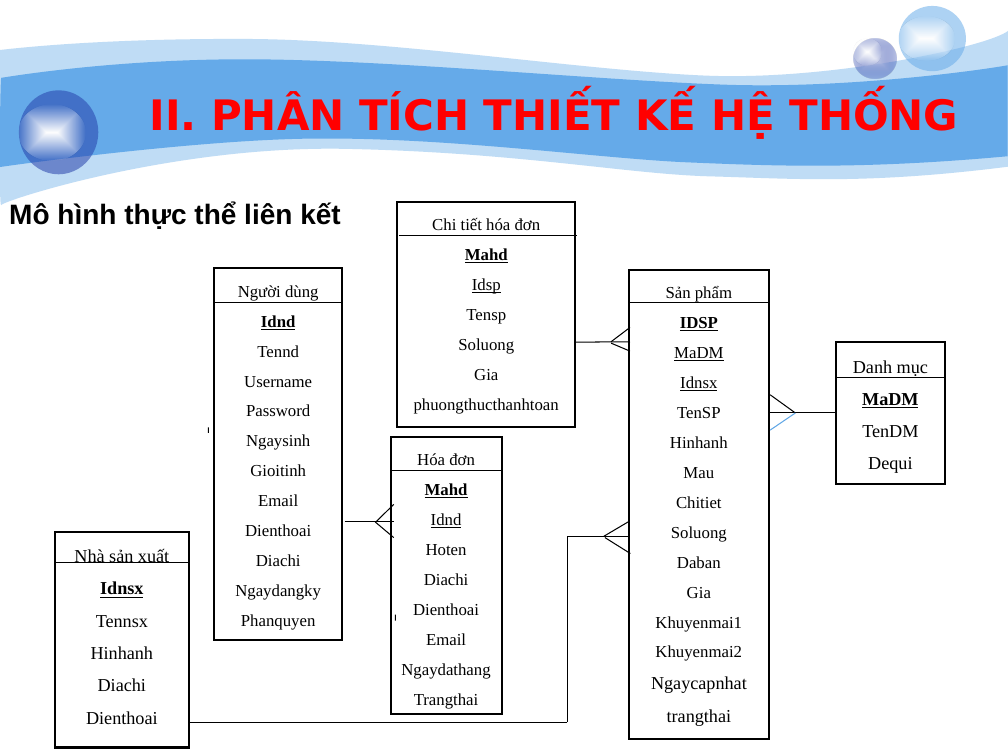
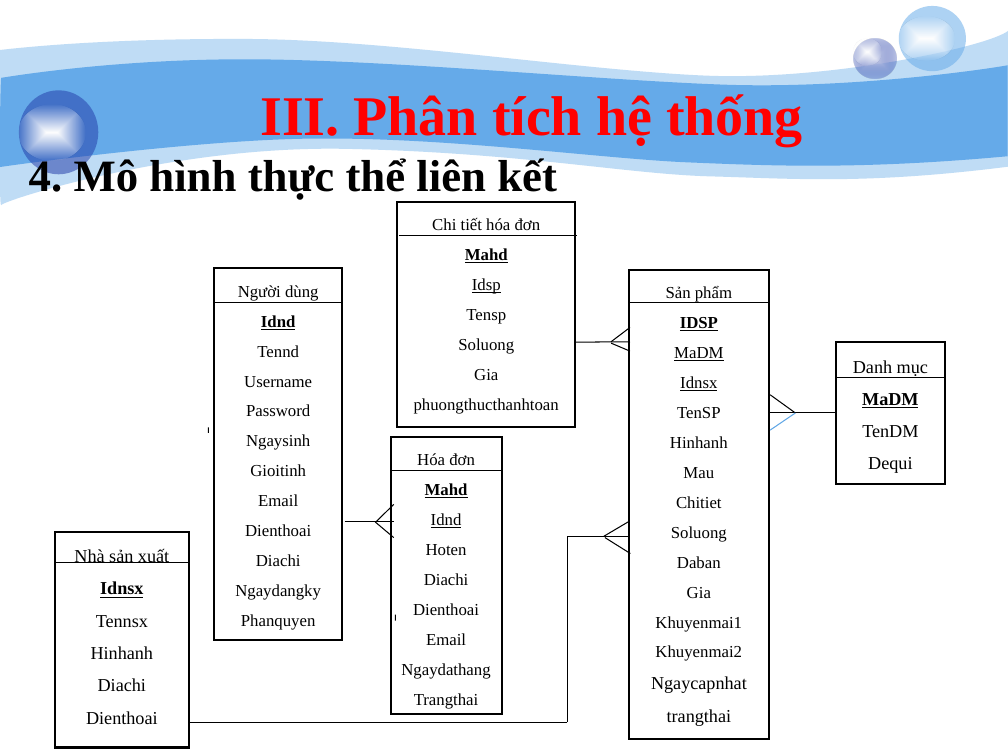
Before and after one commit to giangson0208/webtrasua, a slide deck: slide 22 of baocao/-ibn Thopi.pptx (slide 15 before the commit). Drawn at 1008x756 pixels with LibreOffice and Linux fonts; fonts in the diff are those of the drawing; background and template pictures are left out. Boxes give left, top, right and bottom in pixels: in the first picture for what was removed or moved away, otherwise in the second. Text is boxed around its words. In the diff, an @@ line names an element or a change of style, - is before the commit and + after.

```diff
--- a/baocao/-ibn Thopi.pptx
+++ b/baocao/-ibn Thopi.pptx
@@ text at (260,94,803,146): text changed; size 30 to 40 pt; font DejaVu Sans to Times New Roman @@
-II. PHÂN TÍCH THIẾT KẾ HỆ THỐNG
+III. Phân tích hệ thống
@@ text at (29,157,557,201): text changed; size 20 to 32 pt; font Arial to Times New Roman @@
-  Mô hình thực thể liên kết
+  4. Mô hình thực thể liên kết
```
Also in this commit, not shown: 19 other slides changed, 10 slides added, 8 slides removed, 10 other files.
